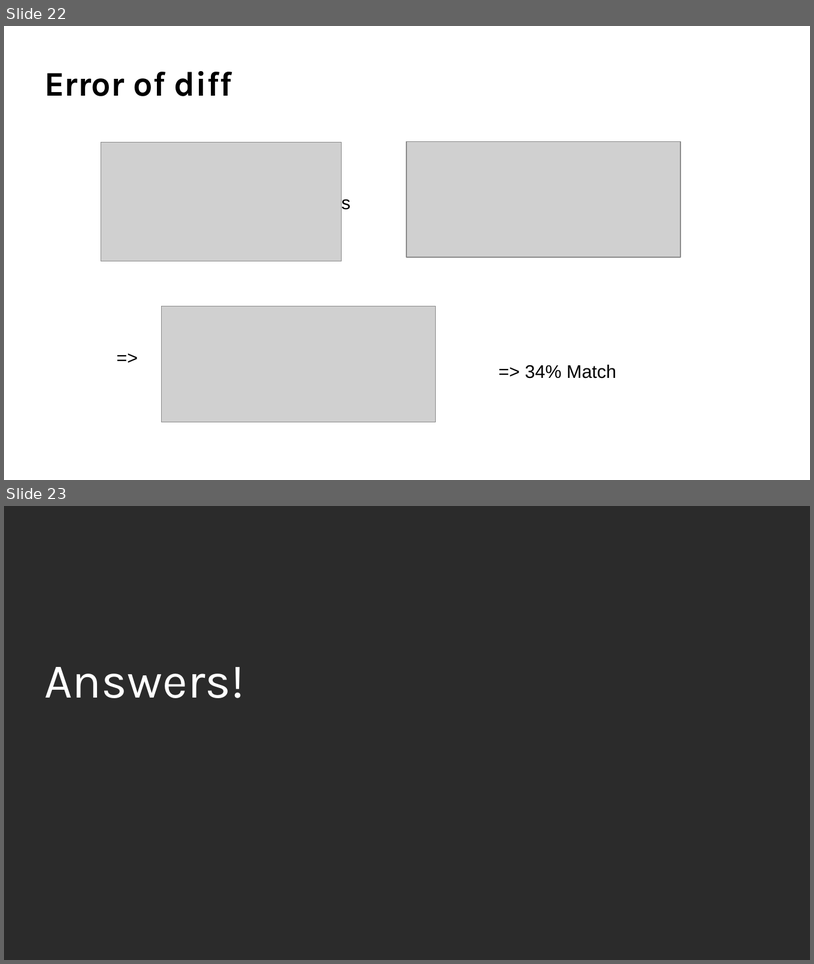
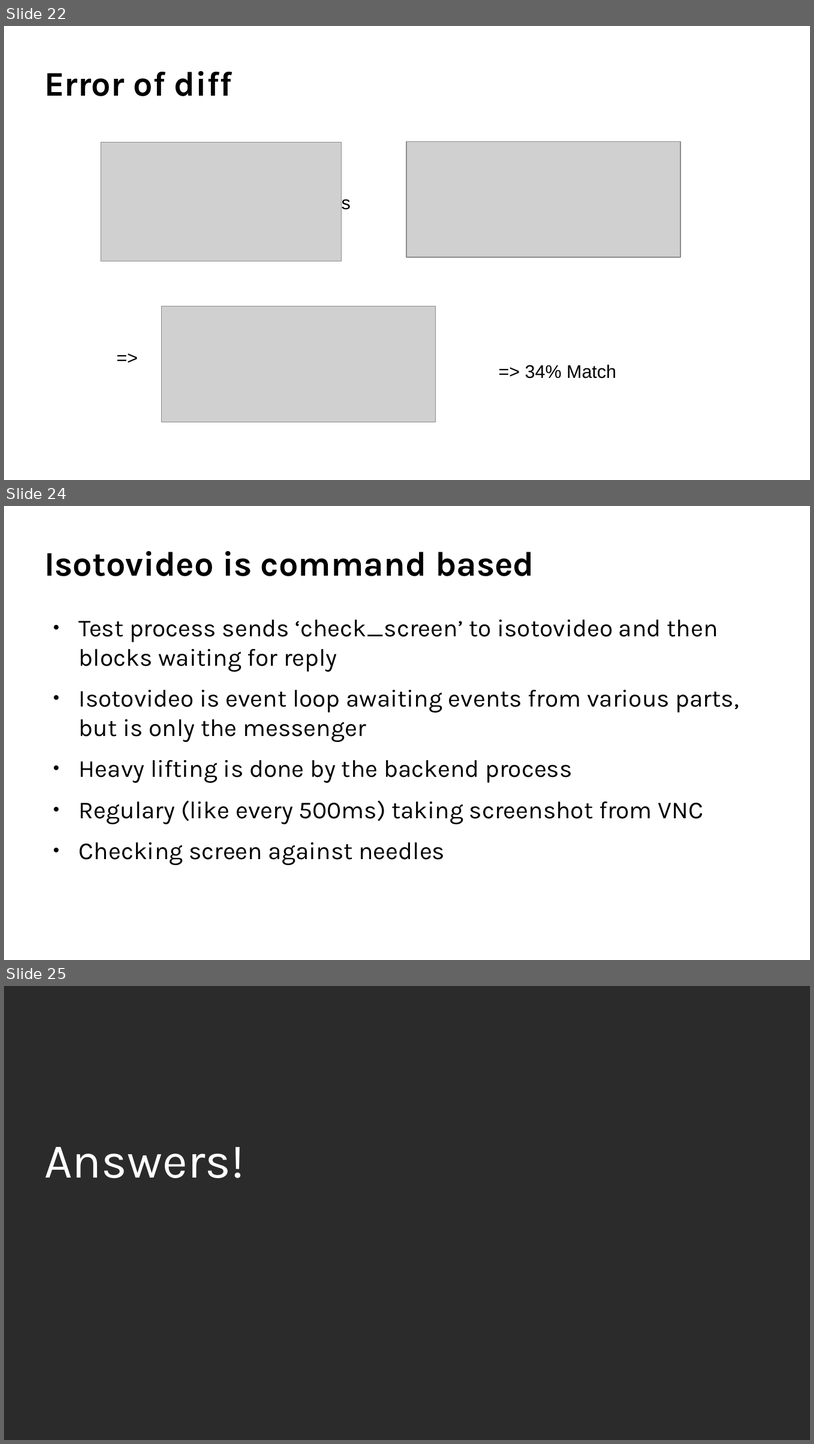
Before and after one commit to coolo/drunken-adventure, a slide deck: osc2017-1/openqa.odp. Shown one above the other, each under a label of ours: slides 22 and 23 before the commit, slides 22, 24 and 25 after it; the slides between them are not shown. The pictures are 814x964 and 814x1444 pixels, drawn with LibreOffice and Linux fonts; fonts in the diff are those of the drawing; grey boxes stand for pictures; background and template pictures are left out; a plain dark background stands for a picture behind light text. Boxes give left, top, right and bottom in pixels: in the first picture for what was removed or moved away, otherwise in the second. Text is boxed around its words. In the diff, an @@ line names an element or a change of style, - is before the commit and + after.

Commit message:
2 more slides

```diff
--- a/osc2017-1/openqa.odp
+++ b/osc2017-1/openqa.odp
@@ slide 24 added at [4,506,810,960], background #FFFFFF @@
@@ title added at [44,551,534,576], 34 pt, text #000000, bold @@
+Isotovideo is command based
@@ text added at [79,619,740,865], 24.1 pt, text #000000 @@
+● Test process sends ‘check_screen’ to isotovideo and then blocks waiting for reply
+● Isotovideo is event loop awaiting events from various parts, but is only the messenger
+● Heavy lifting is done by the backend process
+● Regulary (like every 500ms) taking screenshot from VNC
+● Checking screen against needles
@@ what was slide 23 is now slide 25 @@
```
Also in this commit, not shown: 1 other slide added.
